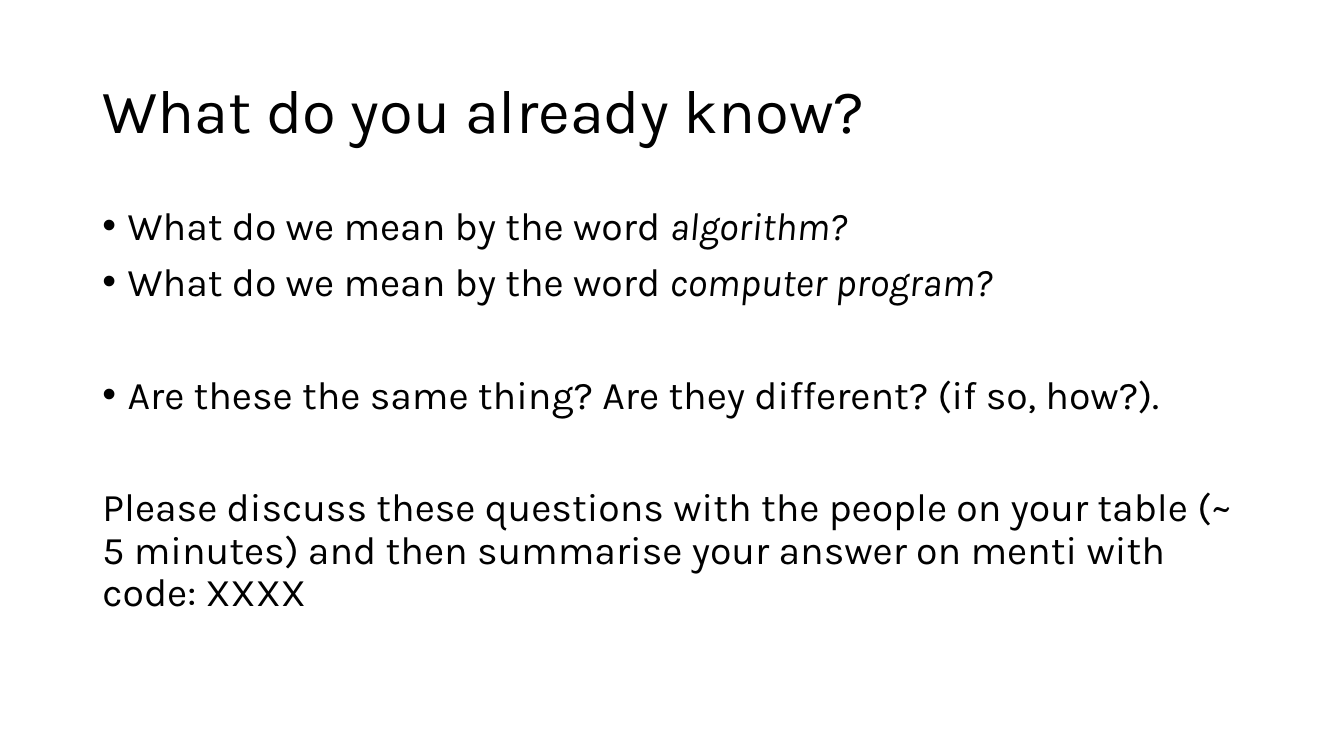
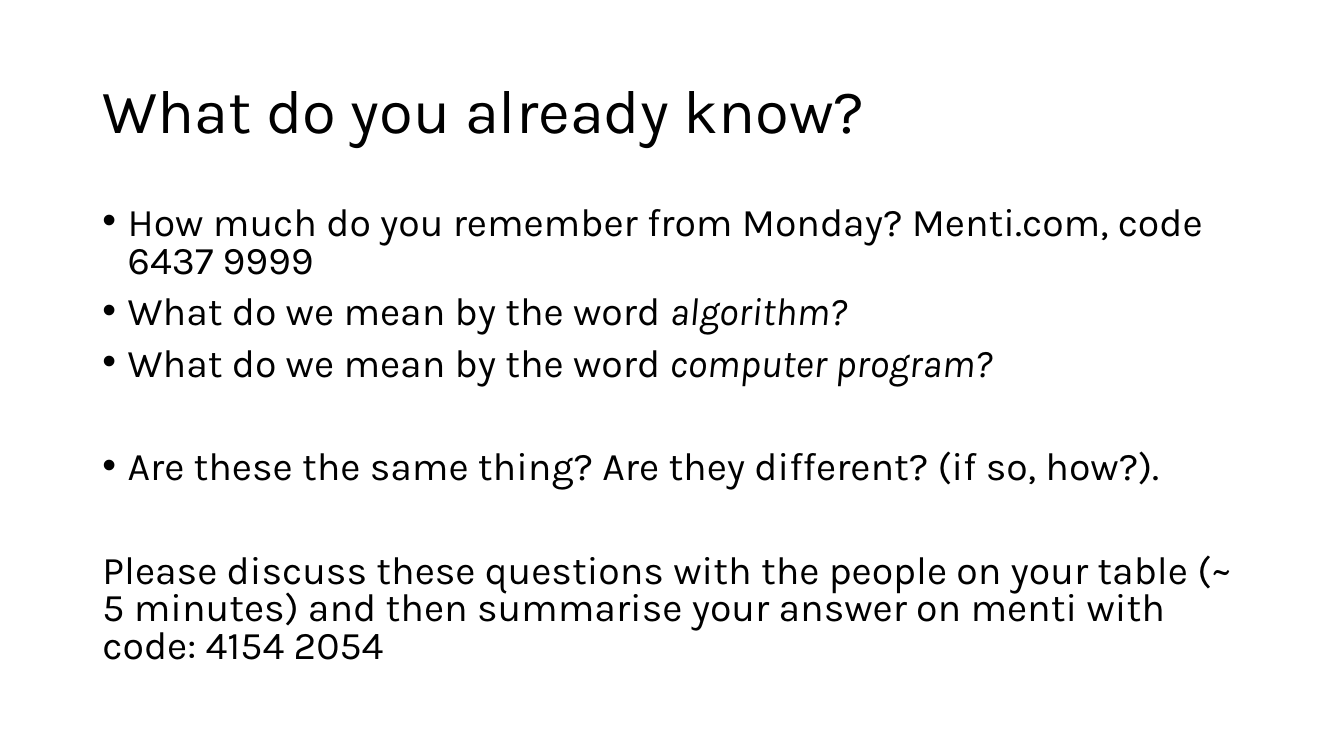
Before and after one commit to engmaths/SEMT10002_2025, a slide deck: slide 2 of Week_1_variables_operators_and_algorithms/Seminar_algorithms/seminar1_algorithms.pptx. Drawn at 1344x756 pixels with LibreOffice and Linux fonts; fonts in the diff are those of the drawing. Boxes give left, top, right and bottom in pixels: in the first picture for what was removed or moved away, otherwise in the second. Text is boxed around its words. In the diff, an @@ line names an element or a change of style, - is before the commit and + after.

```diff
--- a/Week_1_variables_operators_and_algorithms/Seminar_algorithms/seminar1_algorithms.pptx
+++ b/Week_1_variables_operators_and_algorithms/Seminar_algorithms/seminar1_algorithms.pptx
@@ text at (x1=128, y1=209, x2=1203, y2=275): paragraph added @@
+• How much do you remember from Monday? Menti.com, code 6437 9999
@@ text at (x1=128, y1=298, x2=1159, y2=490): line spacing 0.9 to 0.8 @@
@@ text at (x1=102, y1=557, x2=1188, y2=660): text changed @@
-Please discuss these questions with the people on your table (~ 5 minutes) and then summarise your answer on menti with code: XXXX
+Please discuss these questions with the people on your table (~ 5 minutes) and then summarise your answer on menti with code: 4154 2054
```
Also in this commit, not shown: 7 other slides changed, 6 slides added, 1 slide removed, 1 other file.
